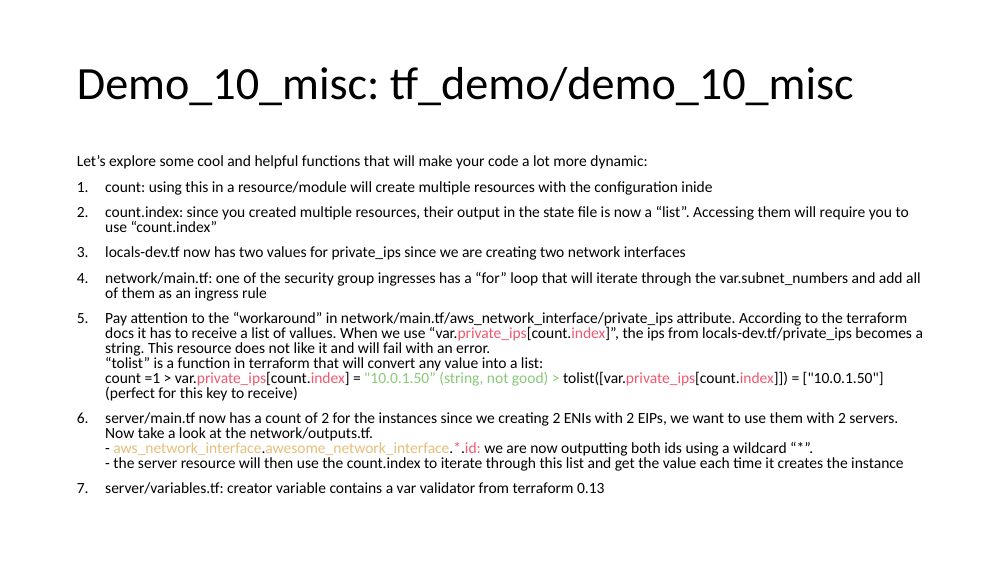
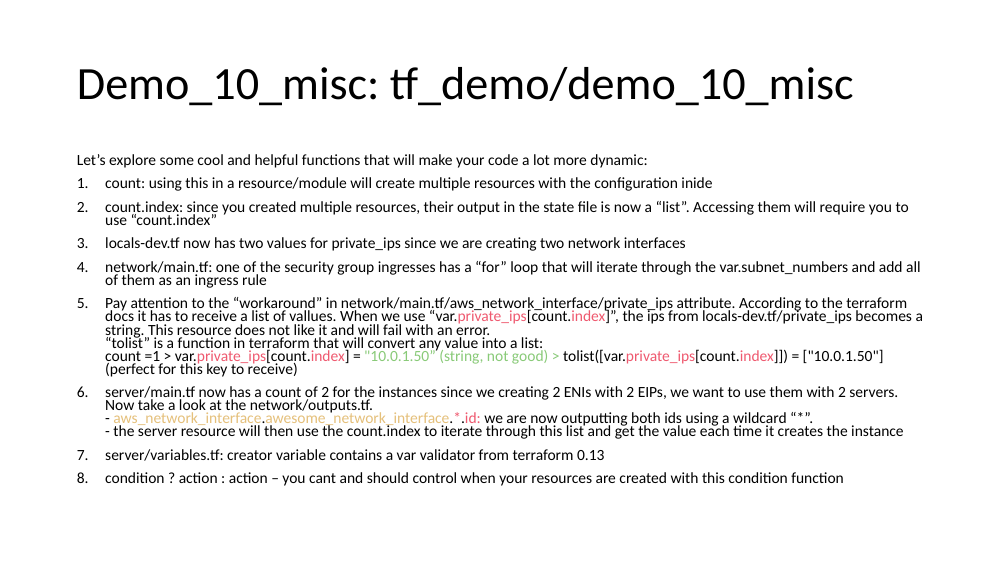
Before and after one commit to JohnMops/tf-demo, a slide deck: slide 19 of tf-demo-presentation.pptx (slide 20 before the commit). Drawn at 1008x567 pixels with LibreOffice and Linux fonts; fonts in the diff are those of the drawing. Boxes give left, top, right and bottom in pixels: in the first picture for what was removed or moved away, otherwise in the second. Text is boxed around its words. In the diff, an @@ line names an element or a change of style, - is before the commit and + after.

```diff
--- a/tf-demo-presentation.pptx
+++ b/tf-demo-presentation.pptx
@@ text at [77, 154, 923, 461]: line spacing 0.8 to 0.7 @@
@@ text at [105, 472, 843, 486]: paragraph added @@
+8. condition ? action : action – you cant and should control when your resources are created with this condition function
```
Also in this commit, not shown: 4 other slides changed, 1 slide removed, 11 other files.
